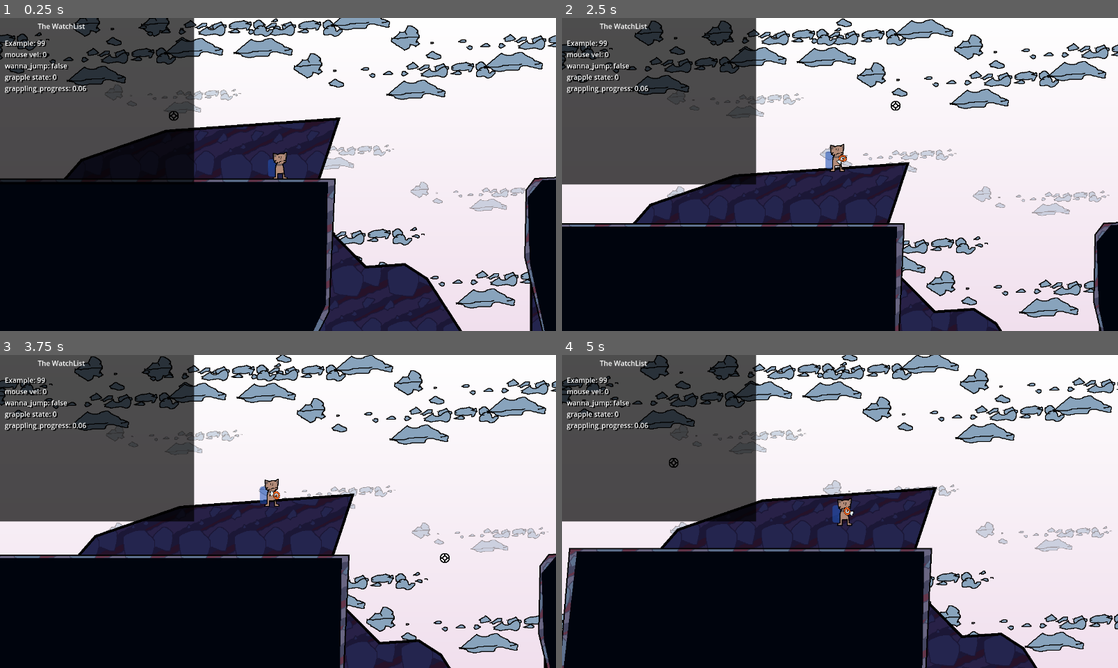
Above: before the commit, frames 1-4 (two rows, left to right).
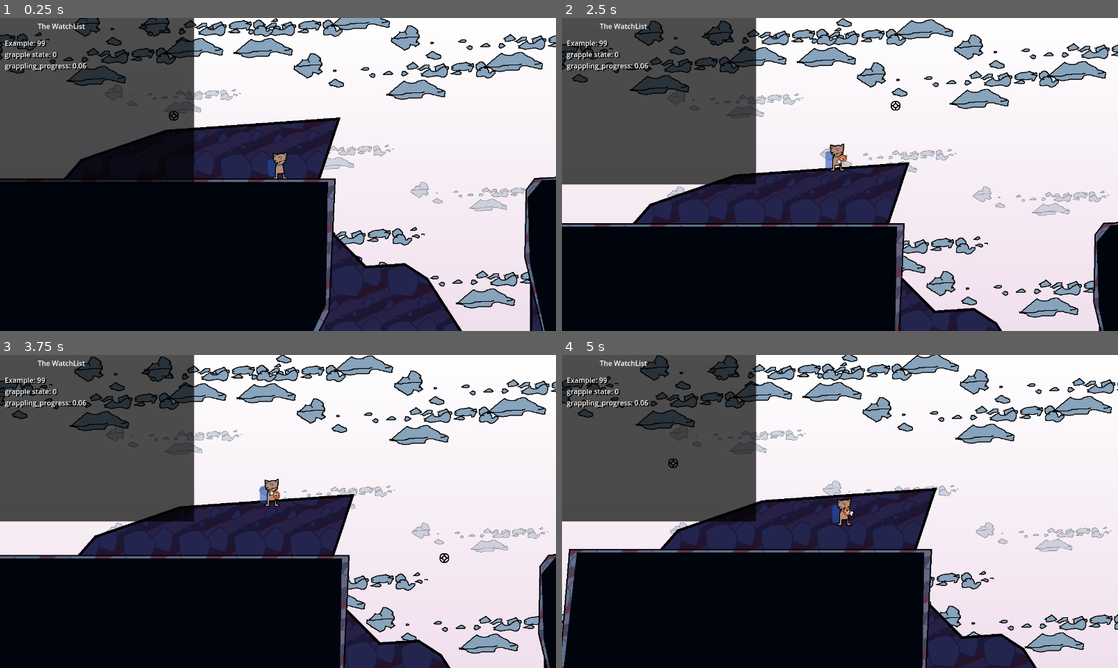
Above: after the commit, the same moments.

Repository: ToxicPoison/rocket-hand-hero
Game: Godot game, scene res://levels/desert/desert.tscn
The game is run twice, just before and just after one commit, with the same random seed, the same clock (stepped at 60 frames per second) and the same inputs.
Inputs (mouse positions are in pixels of both pictures, inside the frame that each line leads up to):
- Up to frame 1 (0.25 s): no input
- Up to frame 2 (2.5 s): move the mouse to (962, 158) at 0.52 s; hold Right mouse button (jump) 0.53-1.28 s; move the mouse to (728, 190) at 1.27 s; click (728, 190) at 1.35 s; right-click (728, 190) at 1.52 s; right-click (728, 190) at 1.55 s; right-click (728, 190) at 1.82 s; move the mouse to (895, 105) at 2.02 s; hold Right mouse button (jump) from 2.03 s (still down)
- Up to frame 3 (3.75 s): move the mouse to (250, 574) at 2.77 s; release Right mouse button (jump) at 2.78 s; click (250, 574) at 2.85 s; right-click (250, 574) at 3.02 s; right-click (250, 574) at 3.05 s; right-click (250, 574) at 3.32 s; move the mouse to (444, 558) at 3.52 s; hold Right mouse button (jump) from 3.53 s (still down)
- Up to frame 4 (5 s): move the mouse to (673, 464) at 4.27 s; release Right mouse button (jump) at 4.28 s; click (673, 464) at 4.35 s; right-click (673, 464) at 4.52 s; right-click (673, 464) at 4.55 s; right-click (673, 464) at 4.82 s

The runs differ from the first frame. In frame 1, 0.7% of the frame differs, in the area x 0-16%, y 10-25%; in frame 2, 0.7%; in frame 3, 4.4%; in frame 4, 5.0%, in the area x 0-100%, y 0-100%.

Commit message:
Player jumps away from ground slope now

Diff:
--- /dev/null
+++ b/player/normal.gd
@@ -0,0 +1,4 @@
+extends Node2D
+
+func get_normal() -> Vector2:
+	return $RayCast2D.get_collision_normal()
--- a/player/player.gd
+++ b/player/player.gd
@@ -34,8 +34,6 @@
 	# Jump by swiping up
 	const min_swipe_speed = 1000
 	wanna_jump = Input.is_action_pressed("walk") and Input.get_last_mouse_velocity().y < -min_swipe_speed
-	WatchList.watch("mouse vel", Input.get_last_mouse_velocity().y)
-	WatchList.watch("wanna_jump", wanna_jump)
 
 func _physics_process(delta):
 	# Add the gravity.
@@ -43,7 +41,8 @@
 		velocity.y += gravity * delta
 
 	if (wanna_jump or Input.is_action_pressed("jump")) and is_on_floor() and !grappling:
-		velocity.y = -JUMP_VELOCITY
+		# Jump away from the ground + some bonus if you're already moving
+		velocity += $Normal.get_normal() * (JUMP_VELOCITY + velocity.length()*0.1)
 		$AudioStreamPlayer2D.play()
 		if $Rocket:
 			$Rocket.jump_timer_start()
--- a/player/player.tscn
+++ b/player/player.tscn
@@ -16,6 +16,7 @@
 [ext_resource type="AudioStream" uid="uid://o2ehnnatwe6g" path="res://player/grappled.wav" id="11_vd4uy"]
 [ext_resource type="AudioStream" uid="uid://bb3loj8skqrh7" path="res://player/death.wav" id="14_l5fqh"]
 [ext_resource type="AudioStream" uid="uid://oib7nfeyeyda" path="res://player/step.wav" id="15_ao1tg"]
+[ext_resource type="Script" path="res://player/normal.gd" id="17_0rjuf"]
 
 [sub_resource type="Gradient" id="Gradient_ahlhs"]
 offsets = PackedFloat32Array(0, 0.083612, 0.237458, 1)
@@ -89,7 +90,6 @@
 
 [node name="Camera2D" type="Camera2D" parent="."]
 top_level = true
-ignore_rotation = false
 position_smoothing_speed = 2.0
 script = ExtResource("4_o4o6o")
 
@@ -131,3 +131,11 @@
 
 [node name="StepSound" type="AudioStreamPlayer2D" parent="."]
 stream = ExtResource("15_ao1tg")
+
+[node name="Normal" type="Node2D" parent="."]
+position = Vector2(25, -32)
+script = ExtResource("17_0rjuf")
+
+[node name="RayCast2D" type="RayCast2D" parent="Normal"]
+position = Vector2(-25, 19)
+target_position = Vector2(0, 32)
Not shown: 1 places in player/player.tscn that only renumber resources
